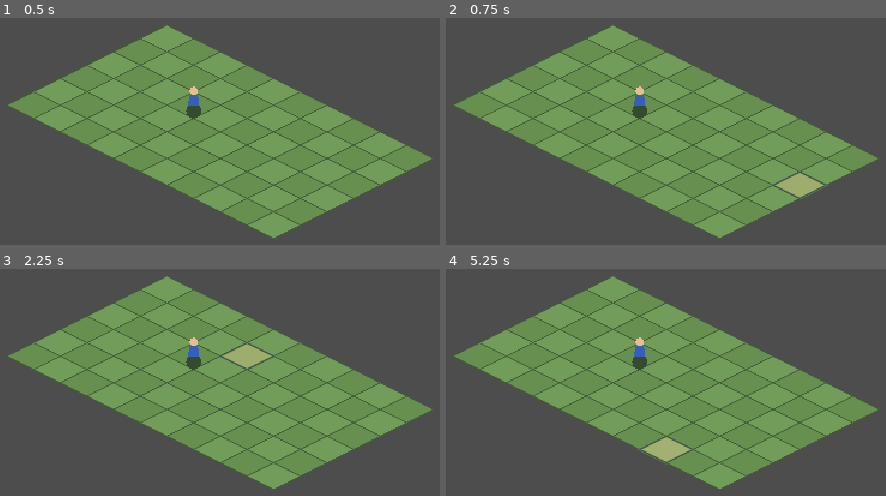
Above: before the commit, frames 1-4 (two rows, left to right).
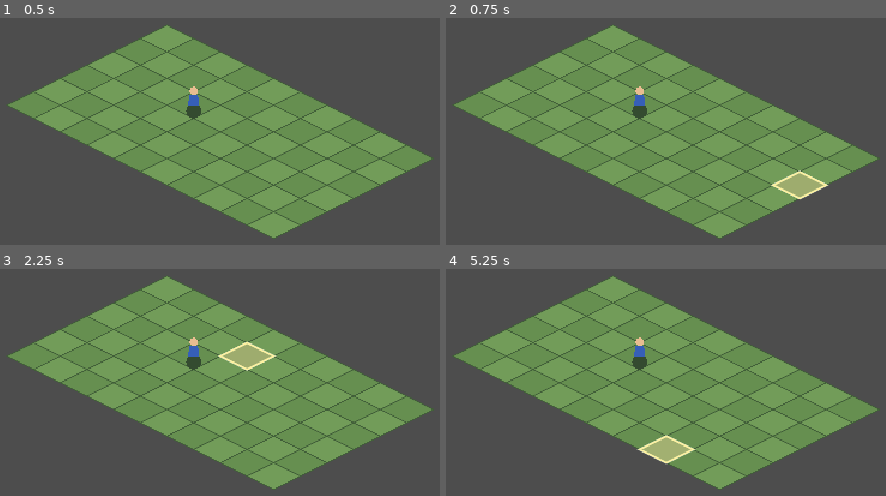
Above: after the commit, the same moments.

Repository: janionlima/tacticalrpg
Game: Godot game, scene res://main.tscn
Same seed, same stepped clock (60 frames per second), same inputs: the game is played once before the commit and once after it. The project has no main scene, so this scene is started directly.
Inputs (mouse positions are in pixels of both pictures, inside the frame that each line leads up to):
- Up to frame 1 (0.5 s): no input
- Up to frame 2 (0.75 s): tap Enter at 0.5 s; move the mouse to (789, 179) at 0.52 s; click (789, 179) at 0.67 s
- Up to frame 3 (2.25 s): tap Space at 1.25 s; move the mouse to (8, 475) at 1.27 s; click (8, 475) at 1.42 s; tap Enter at 2 s; move the mouse to (246, 352) at 2.02 s; click (246, 352) at 2.17 s
- Up to frame 4 (5.25 s): tap Space at 2.75, 4.25 s; move the mouse to (outside the picture) at 2.77 s; click (outside the picture) at 2.92 s; tap Enter at 3.5 s; move the mouse to (outside the picture) at 3.52 s; click (outside the picture) at 3.67 s; move the mouse to (outside the picture) at 4.27 s; click (outside the picture) at 4.42 s; move the mouse to (652, 452) at 5.02 s; click (652, 452) at 5.17 s

Frame 1 is identical in both runs. In frame 2, 0.3% of the frame differs, in the area x 73-87%, y 66-80%; in frame 3, 0.3%, in the area x 49-63%, y 31-45%; in frame 4, 0.3%.

Commit message:
desenho de unidade, captura de eventos e refatoração de metodos

Diff:
--- a/main.gd
+++ b/main.gd
@@ -18,6 +18,7 @@
 	draw_selected_tile()
 	draw_hovered_tile()
 	draw_unit(unit_cell)
+	draw_selected_unit()
 
 func grid_to_screen(cell: Vector2i) -> Vector2:
 	var screen_x = (cell.x - cell.y) * TILE_WIDTH / 2.0
@@ -38,34 +39,44 @@
 		roundi(grid_y)
 	)
 
+func draw_tile(
+	center: Vector2,
+	fill_color: Color,
+	outline_color: Color,
+	outline_width: float = 1.0
+):
+	var points = PackedVector2Array([
+		center + Vector2(0, -TILE_HEIGHT/2.0),
+		center + Vector2(TILE_WIDTH/2.0, 0),
+		center + Vector2(0, TILE_HEIGHT/2.0),
+		center + Vector2(-TILE_WIDTH/2.0, 0)
+	])
+
+	draw_colored_polygon(points,fill_color)
+
+	var outline = PackedVector2Array([
+		points[0],
+		points[1],
+		points[2],
+		points[3],
+		points[0]
+	])
+
+	draw_polyline(
+		outline, outline_color, outline_width, true
+	)
+
 func draw_battlefield():
 	for y in range(MAP_HEIGHT):
 		for x in range(MAP_WIDTH):
 			var center = grid_to_screen(Vector2i(x,y))
-
-			var points = PackedVector2Array([
-				center + Vector2(0, -TILE_HEIGHT/2.0),
-				center + Vector2(TILE_WIDTH/2.0, 0),
-				center + Vector2(0, TILE_HEIGHT/2.0),
-				center + Vector2(-TILE_WIDTH/2.0, 0)
-			])
 
 			var tile_color = Color("#668f50")
 
 			if (x + y) % 2 == 0:
 				tile_color = Color("#729c59")
 
-			draw_colored_polygon(points,tile_color)
-
-			var outline = PackedVector2Array([
-				points[0],
-				points[1],
-				points[2],
-				points[3],
-				points[0]
-			])
-
-			draw_polyline(outline,Color("#405d38"),1.0,true)
+			draw_tile(center, tile_color, Color("#405d38"))
 
 func draw_unit(cell: Vector2i):
 	var center = grid_to_screen(cell)
@@ -110,27 +121,11 @@
 
 	var center = grid_to_screen(hovered_cell)
 
-	var points = PackedVector2Array([
-		center + Vector2(0, -TILE_HEIGHT/2.0),
-		center + Vector2(TILE_WIDTH/2.0, 0),
-		center + Vector2(0, TILE_HEIGHT/2.0),
-		center + Vector2(-TILE_WIDTH/2.0, 0)
-		])
-
-	draw_colored_polygon(points, Color(1.0, 0.85, 0.2, 0.45))
-
-	draw_polyline(
-		PackedVector2Array([
-			points[0],
-			points[1],
-			points[2],
-			points[3],
-			points[0],
-			]),
-		Color("#405d38"),
-		2.0,
-		true
-		)
+	draw_tile(
+		center,
+		Color(1.0, 0.85, 0.2, 0.45),
+		Color("#fff2a0"),
+		2.0)
 
 func draw_selected_tile():
 	if selected_cell.x < 0:
@@ -138,27 +133,29 @@
 
 	var center = grid_to_screen(selected_cell)
 
-	var points = PackedVector2Array([
-		center + Vector2(0, -TILE_HEIGHT/2.0),
-		center + Vector2(TILE_WIDTH/2.0, 0),
-		center + Vector2(0, TILE_HEIGHT/2.0),
-		center + Vector2(-TILE_WIDTH/2.0, 0)
-		])
+	draw_tile(
+		center,
+		Color(0.2, 0.5, 1.0, 0.45),
+		Color("#9cc9ff"),
+		2.0
+	)
 
-	draw_colored_polygon(points, Color(0.2, 0.5, 1.0, 0.45))
+func draw_selected_unit():
+	if not unit_selected:
+		return
 
-	draw_polyline(
-		PackedVector2Array([
-			points[0],
-			points[1],
-			points[2],
-			points[3],
-			points[0],
-			]),
-		Color("#9cc9ff"),
+	var center = grid_to_screen(unit_cell)
+
+	draw_arc(
+		center + Vector2(0,2),
+		14.0,
+		0.0,
+		TAU,
+		32,
+		Color("#8de5ff"),
 		2.0,
 		true
-		)
+	)
 
 func _unhandled_input(event: InputEvent) -> void:
 	if event is InputEventMouseButton:
@@ -168,4 +165,10 @@
 
 			if cell.x >= 0 and cell.x < MAP_WIDTH and cell.y >= 0 and cell.y < MAP_HEIGHT:
 				selected_cell = cell
+
+				if cell == unit_cell:
+					unit_selected = true
+				else:
+					unit_selected = false
+
 				queue_redraw()
